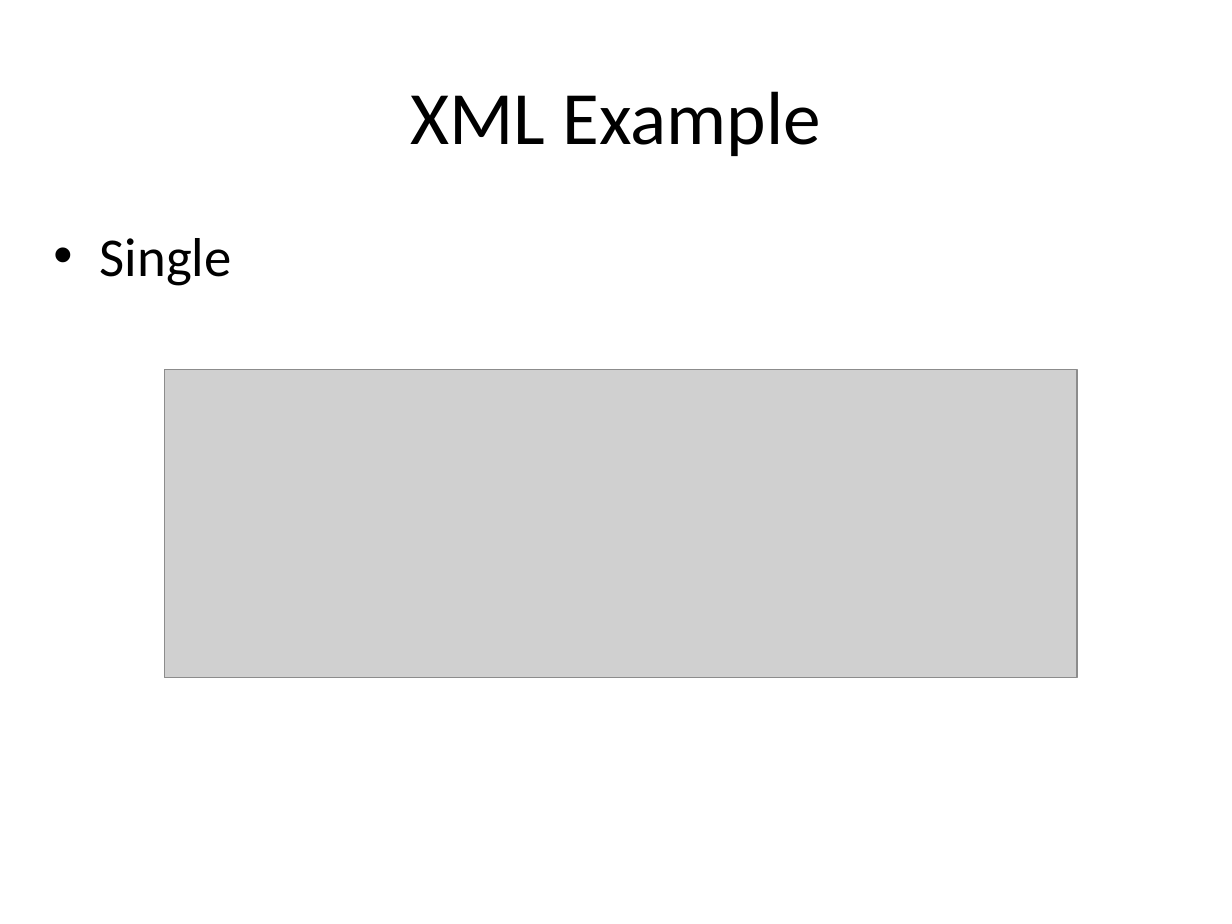
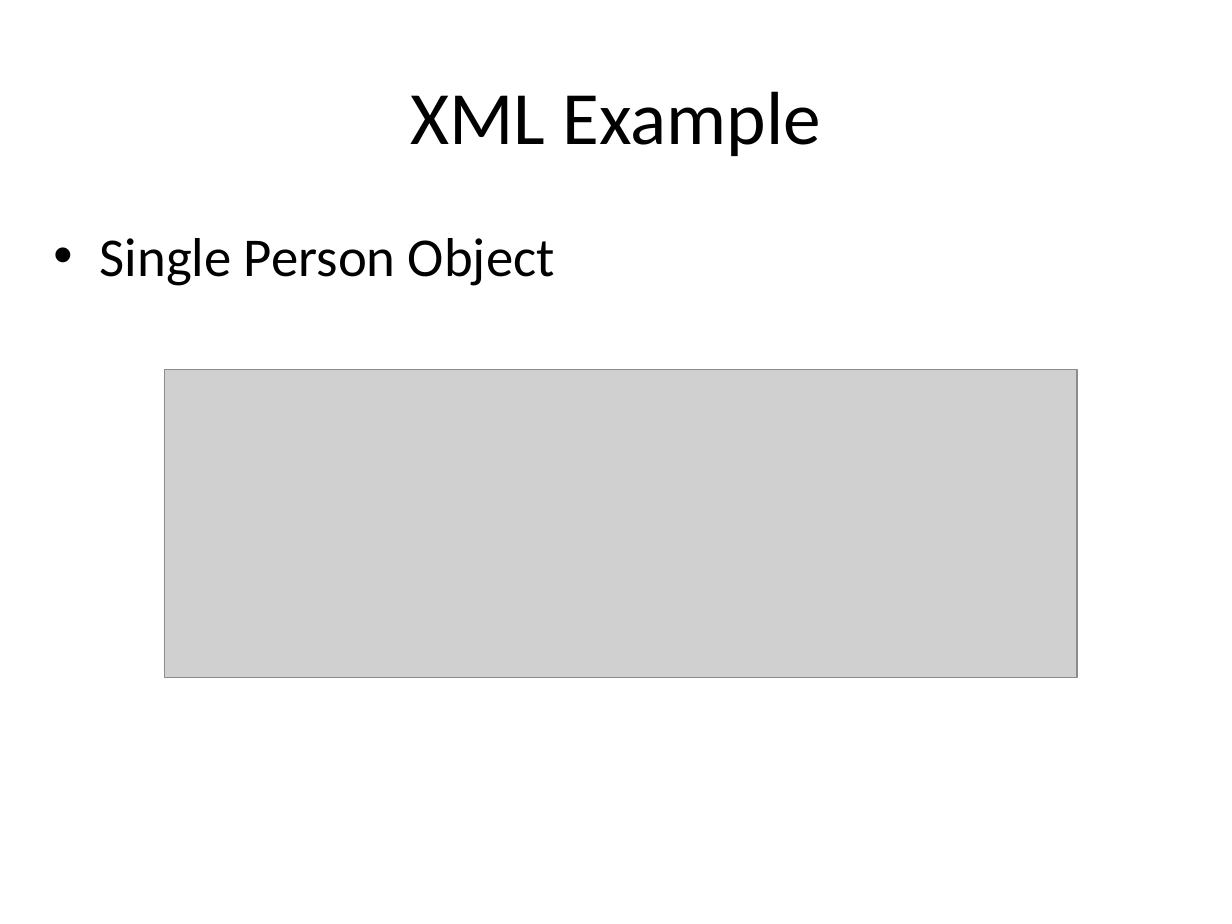
Before and after one commit to UUDeCART/NoSQL, a slide deck: slide 21 of NoSQL.pptx (slide 18 before the commit). Drawn at 1232x924 pixels with LibreOffice and Linux fonts; fonts in the diff are those of the drawing; grey boxes stand for pictures. Boxes give left, top, right and bottom in pixels: in the first picture for what was removed or moved away, otherwise in the second. Text is boxed around its words. In the diff, an @@ line names an element or a change of style, - is before the commit and + after.

```diff
--- a/NoSQL.pptx
+++ b/NoSQL.pptx
@@ text at [100,238,555,286]: text changed @@
-• Single
+• Single Person Object
```
Also in this commit, not shown: 10 other slides changed, 4 slides added, 1 slide removed, 7 other files.
